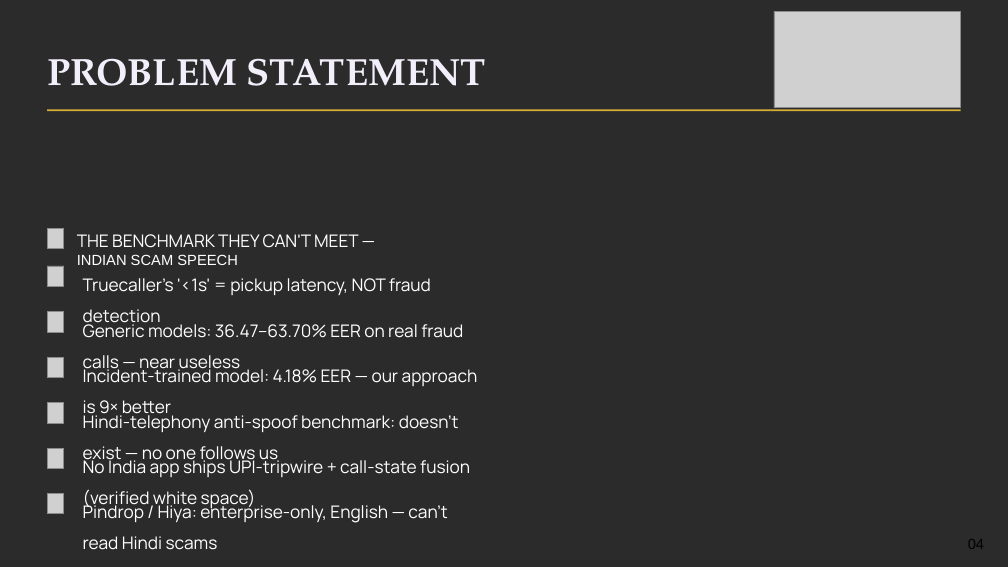
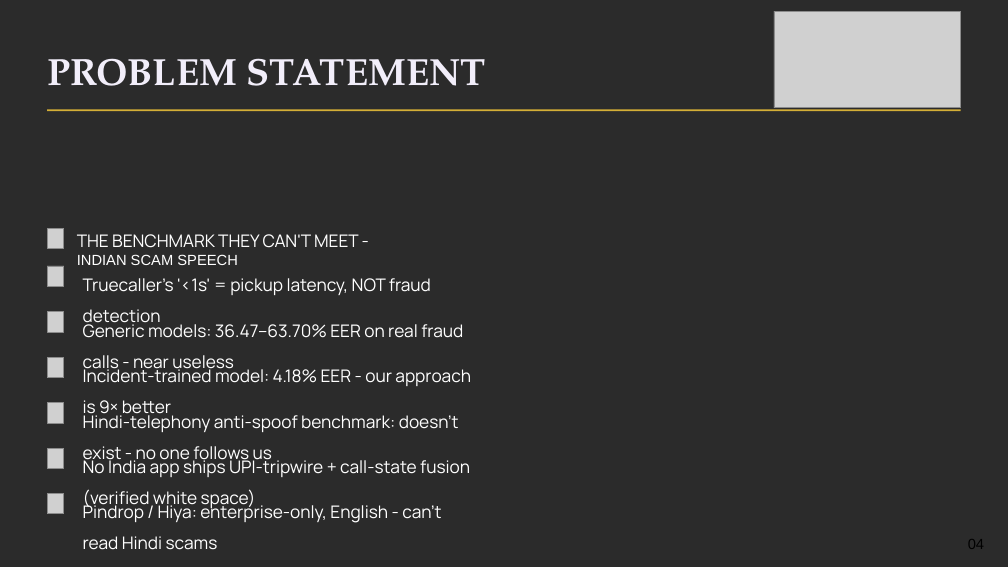
Before and after one commit to harshgounder/eldershield, a slide deck: slide 4 of assets/Kavach_IIC3_deck_v2.pptx. Drawn at 1008x567 pixels with LibreOffice and Linux fonts; fonts in the diff are those of the drawing; grey boxes stand for pictures; background and template pictures are left out; a plain dark background stands for a picture behind light text. Boxes give left, top, right and bottom in pixels: in the first picture for what was removed or moved away, otherwise in the second. Text is boxed around its words. In the diff, an @@ line names an element or a change of style, - is before the commit and + after.

Commit message:
hygiene: strip machine paths and venv refs, remove em dashes from tracked text, fix deck XML dashes (v1/v2)

```diff
--- a/assets/Kavach_IIC3_deck_v2.pptx
+++ b/assets/Kavach_IIC3_deck_v2.pptx
@@ text at [83,321,463,374]: text changed @@
-Generic models: 36.47–63.70% EER on real fraud calls — near useless
+Generic models: 36.47–63.70% EER on real fraud calls - near useless
@@ text at [83,366,471,419]: text changed @@
-Incident-trained model: 4.18% EER — our approach is 9× better
+Incident-trained model: 4.18% EER - our approach is 9× better
@@ text at [83,412,459,465]: text changed @@
-Hindi-telephony anti-spoof benchmark: doesn't exist — no one follows us
+Hindi-telephony anti-spoof benchmark: doesn't exist - no one follows us
@@ text at [83,502,441,550]: text changed @@
-Pindrop / Hiya: enterprise-only, English — can't read Hindi scams
+Pindrop / Hiya: enterprise-only, English - can't read Hindi scams
```
Also in this commit, not shown: 7 other slides changed, 39 other files.
